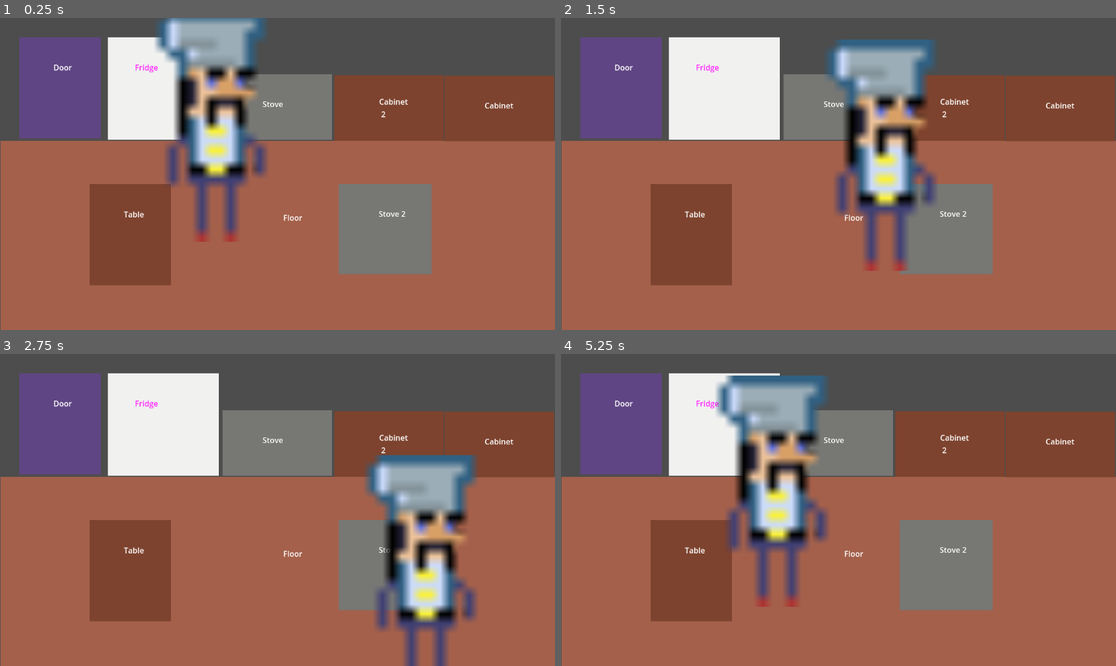
Above: before the commit, frames 1-4 (two rows, left to right).
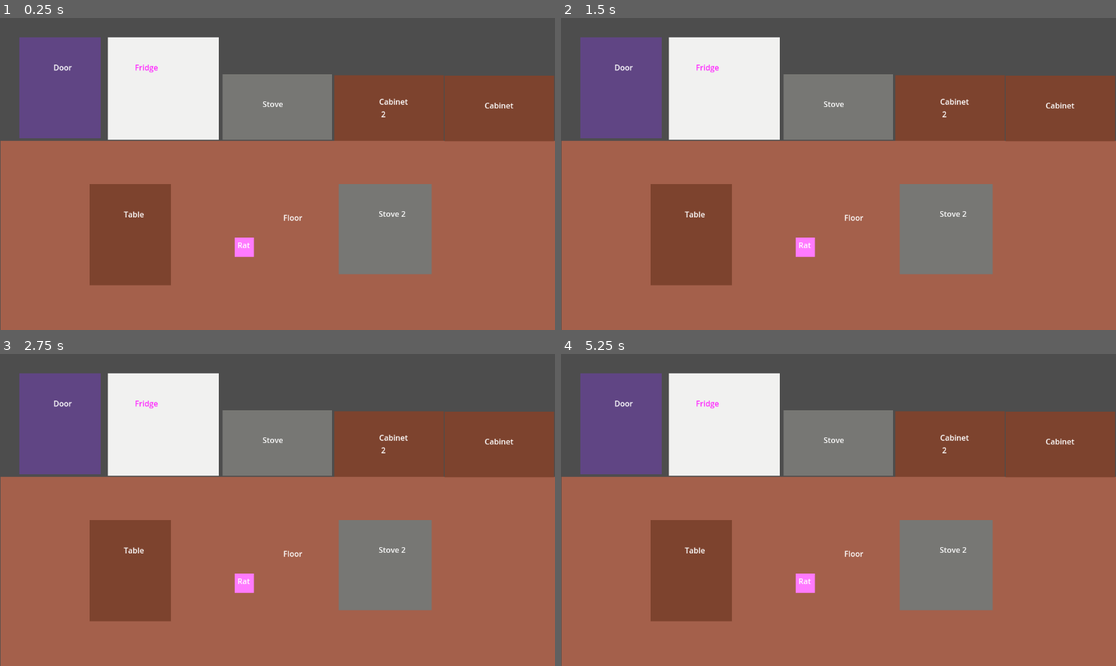
Above: after the commit, the same moments.

Repository: thorkellmani/ratbar
Game: Godot game, scene res://main.tscn
The game is run twice, just before and just after one commit, with the same random seed, the same clock (stepped at 60 frames per second) and the same inputs.
Inputs:
- Up to frame 1 (0.25 s): no input
- Up to frame 2 (1.5 s): tap Enter at 0.5 s; hold D (move_right) 0.53-1.28 s; hold S (move_down) from 1.28 s (still down)
- Up to frame 3 (2.75 s): release S (move_down) at 2.03 s; hold D (move_right) from 2.03 s (still down)
- Up to frame 4 (5.25 s): release D (move_right) at 2.78 s; hold W (move_up) 2.78-3.53 s; hold A (move_left) 3.53-5.03 s; hold S (move_down) from 5.03 s (still down)

The runs differ from the first frame. In frame 1, 9.4% of the frame differs, in the area x 27-49%, y 0-77%; in frame 2, 9.6%; in frame 3, 9.6%; in frame 4, 9.9%, in the area x 27-49%, y 6-82%.

Commit message:
feat: add more rat stuff

Diff:
--- a/ble.tscn
+++ /dev/null
@@ -1,3 +0,0 @@
-[gd_scene format=3 uid="uid://vqnaqselahvt"]
-
-[node name="Kitchen" type="Node2D"]
--- a/chef.tscn
+++ b/chef.tscn
@@ -1,11 +1,19 @@
-[gd_scene load_steps=3 format=3 uid="uid://t3erssb1muvm"]
+[gd_scene load_steps=4 format=3 uid="uid://t3erssb1muvm"]
 
 [ext_resource type="Texture2D" uid="uid://da2n76o3bulme" path="res://art/sprites/chef.png" id="1_453op"]
 [ext_resource type="Script" uid="uid://ttq8n3wqnudb" path="res://chef.gd" id="1_mivr5"]
+
+[sub_resource type="CapsuleShape2D" id="CapsuleShape2D_mivr5"]
+radius = 31.0
+height = 96.0
 
 [node name="Manager" type="CharacterBody2D"]
 script = ExtResource("1_mivr5")
 
 [node name="Sprite2D" type="Sprite2D" parent="."]
-scale = Vector2(20, 20)
+scale = Vector2(8, 8)
 texture = ExtResource("1_453op")
+
+[node name="CollisionShape2D" type="CollisionShape2D" parent="."]
+position = Vector2(0, 21)
+shape = SubResource("CapsuleShape2D_mivr5")
--- /dev/null
+++ b/constants.gd
@@ -0,0 +1,8 @@
+extends Node
+
+class_name Constants
+
+enum JOB { COOK, COOK2, SERVER, DISHWASHER, GROCER, UNASSIGNED }
+enum VICE { SMOKING, DRINKING, DRUGGING, FUCKING, CHILLING }
+enum PERSONALITY { CHILL, BURNOUT, BULLY, SIDEKICK, ORGANIZER, SOCIALITE,THUG, PARTIER }
+enum JOB_STATE { PROCEEDING_TO_WORK, WORKING, PROCEEDING_TO_VICE, VICING, IDLE }
--- /dev/null
+++ b/job_manager.gd
@@ -0,0 +1,34 @@
+extends Node
+
+signal navigate_to_job(id: int, coords: Vector2)
+
+var JOB_LOCATIONS: Dictionary[Constants.JOB, Vector2]
+
+func _ready() -> void:
+	JOB_LOCATIONS = {
+		Constants.JOB.COOK: $Cook1Marker.global_position,
+		Constants.JOB.COOK2: $Cook2Marker.global_position,
+		Constants.JOB.SERVER: $ServerMarker.global_position,
+		Constants.JOB.GROCER: $Grocer1Marker.global_position,
+		Constants.JOB.DISHWASHER: $DishwasherMarker.global_position
+	}
+
+var _assigned_jobs: Dictionary[int, Constants.JOB]
+
+func get_assigned_job(ratId: int) -> Constants.JOB:
+	return _assigned_jobs.get(ratId, Constants.JOB.UNASSIGNED)
+
+func unassign_job(ratId: int) -> void:
+	_assigned_jobs[ratId] = Constants.JOB.UNASSIGNED
+
+func assign_job(ratId: int, job: Constants.JOB) -> void:
+	_assigned_jobs[ratId] = job
+	var job_location = JOB_LOCATIONS[job]
+
+	if job_location:
+		navigate_to_job.emit(ratId, JOB_LOCATIONS[job])
+
+func clear() -> void:
+	#what happens when all jobs are unassigned?
+	var _ids = _assigned_jobs.keys()
+	_assigned_jobs = {}
--- a/main.tscn
+++ b/main.tscn
@@ -1,12 +1,38 @@
-[gd_scene load_steps=3 format=3 uid="uid://dxpm20igoillm"]
+[gd_scene load_steps=5 format=3 uid="uid://dxpm20igoillm"]
 
 [ext_resource type="PackedScene" uid="uid://bgh42503avk7q" path="res://kitchen.tscn" id="1_0xm2m"]
 [ext_resource type="PackedScene" uid="uid://t3erssb1muvm" path="res://chef.tscn" id="2_h2yge"]
+[ext_resource type="PackedScene" uid="uid://bs14oh3b3pb0j" path="res://rat.tscn" id="3_h2yge"]
+[ext_resource type="Script" uid="uid://bedegktgbds81" path="res://job_manager.gd" id="4_1bvp3"]
 
 [node name="Main" type="Node"]
 
 [node name="Chef" parent="." instance=ExtResource("2_h2yge")]
+visible = false
 position = Vector2(449, 225)
 
 [node name="Kitchen" parent="." instance=ExtResource("1_0xm2m")]
 layer = -1
+
+[node name="Rat1" parent="." instance=ExtResource("3_h2yge")]
+position = Vector2(508, 474)
+
+[node name="JobManager" type="Node" parent="."]
+script = ExtResource("4_1bvp3")
+
+[node name="Cook1Marker" type="Marker2D" parent="JobManager"]
+position = Vector2(568, 269)
+
+[node name="Cook2Marker" type="Marker2D" parent="JobManager"]
+position = Vector2(920, 441)
+
+[node name="Grocer1Marker" type="Marker2D" parent="JobManager"]
+position = Vector2(324, 273)
+
+[node name="DishwasherMarker" type="Marker2D" parent="JobManager"]
+position = Vector2(803, 273)
+
+[node name="ServerMarker" type="Marker2D" parent="JobManager"]
+position = Vector2(382, 442)
+
+[connection signal="navigate_to_job" from="JobManager" to="Rat1" method="_on_job_manager_navigate_to_job"]
--- /dev/null
+++ b/rat.gd
@@ -0,0 +1,46 @@
+extends Area2D
+
+class_name Rat
+
+var id: int
+var title: String
+
+# PERSONALITY ( 1-5)
+var chillness: int
+var riskiness: int
+var ambition: int
+var angriness: int
+var socialness: int
+var meanness: int
+
+# MOOD (1-100)
+var tiredness: int
+var boredom: int
+var stress: int
+var burnout_level: int
+var hunger: int
+
+
+# Called when the node enters the scene tree for the first time.
+func _ready() -> void:
+	pass
+
+# Called every frame. 'delta' is the elapsed time since the previous frame.
+func _process(_delta: float) -> void:
+	pass
+	# if has-work and working_mood:
+		#continue_work
+	#else
+		#???
+
+func navigate_to_job() -> void:
+	# if not at_job, go to job.
+	# 1. find where job is
+	# 2. path find to job (Astar2d)
+	# 3. play correct animations based on direction.
+	pass
+
+
+func _on_job_manager_navigate_to_job(id: int, coords: Vector2) -> void:
+	# create navigation manager in MAIN
+	pass # Replace with function body.
--- /dev/null
+++ b/rat.tscn
@@ -0,0 +1,28 @@
+[gd_scene load_steps=3 format=3 uid="uid://bs14oh3b3pb0j"]
+
+[ext_resource type="Script" uid="uid://cn82iy1t3hxgj" path="res://rat.gd" id="1_pmwci"]
+
+[sub_resource type="CapsuleShape2D" id="CapsuleShape2D_io2wn"]
+radius = 26.0
+height = 118.0
+
+[node name="Rat" type="Area2D"]
+script = ExtResource("1_pmwci")
+
+[node name="ColorRect" type="ColorRect" parent="."]
+offset_left = -21.0
+offset_top = -18.0
+offset_right = 19.0
+offset_bottom = 22.0
+color = Color(1, 0.47843137, 1, 1)
+
+[node name="Label" type="Label" parent="."]
+offset_left = -15.0
+offset_top = -14.0
+offset_right = 63.0
+offset_bottom = 34.0
+text = "Rat"
+
+[node name="CollisionShape2D" type="CollisionShape2D" parent="."]
+visible = false
+shape = SubResource("CapsuleShape2D_io2wn")
Binary file added: art/sprites/rats/Rat-Blonde-Walk.png
Not shown, added: art/sprites/rats/Rat-Blonde-Walk.png.import
Binary file added: art/sprites/rats/Rat-Chocolate-Walk.png
Not shown, added: art/sprites/rats/Rat-Chocolate-Walk.png.import
Binary file added: art/sprites/rats/Rat-Cinnamon-Walk.png
Not shown, added: art/sprites/rats/Rat-Cinnamon-Walk.png.import
Binary file added: art/sprites/rats/Rat-DarkGrey-Walk.png
Not shown, added: art/sprites/rats/Rat-DarkGrey-Walk.png.import
Binary file added: art/sprites/rats/Rat-LightGrey-Walk.png
Not shown, added: art/sprites/rats/Rat-LightGrey-Walk.png.import
Binary file added: art/sprites/rats/Rat-White-Walk.png
Not shown, added: art/sprites/rats/Rat-White-Walk.png.import
(and 5 more such lines)
